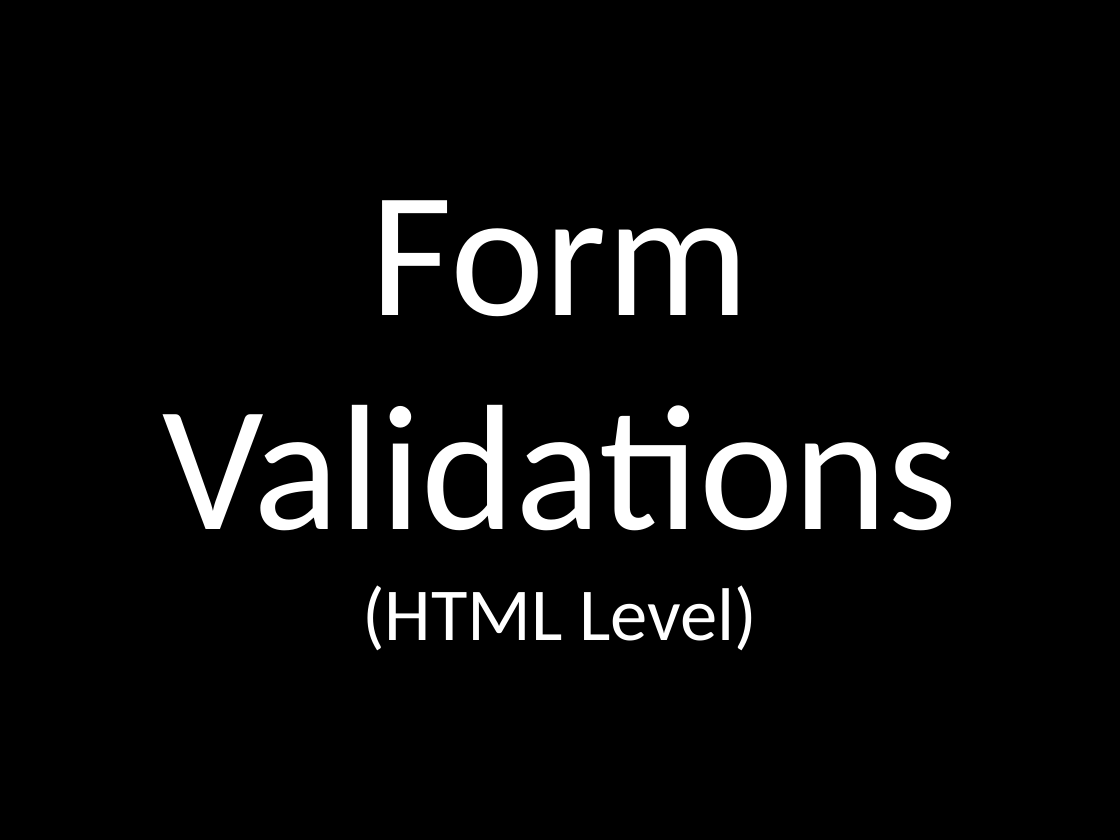
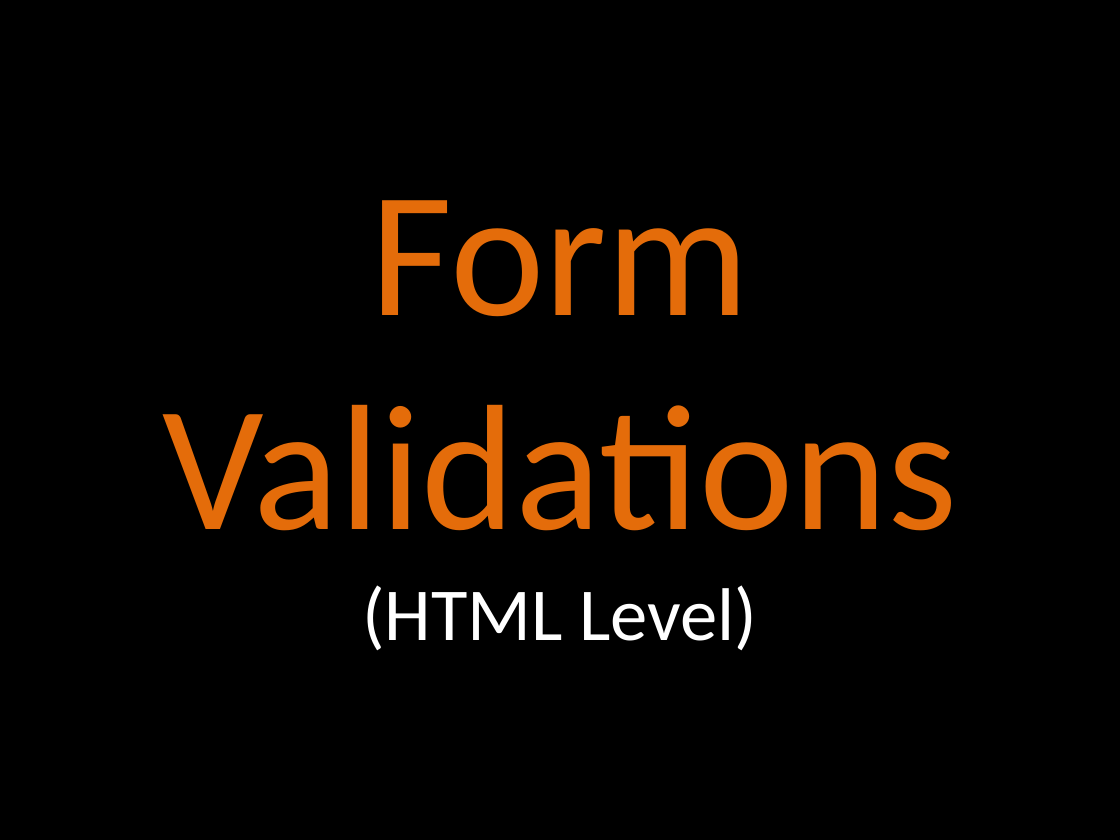
Before and after one commit to elloraCpe/courses, a slide deck: slide 1 of CPEE1/02. Week 2/00. Presentation/Week 2.pptx. Drawn at 1120x840 pixels with LibreOffice and Linux fonts; fonts in the diff are those of the drawing. Boxes give left, top, right and bottom in pixels: in the first picture for what was removed or moved away, otherwise in the second. Text is boxed around its words. In the diff, an @@ line names an element or a change of style, - is before the commit and + after.

```diff
--- a/CPEE1/02. Week 2/00. Presentation/Week 2.pptx
+++ b/CPEE1/02. Week 2/00. Presentation/Week 2.pptx
@@ text at (x1=163, y1=200, x2=958, y2=531): text colour #FFFFFF to #E46C0A in "Form Validations" @@
```
Also in this commit, not shown: 1 other slide changed, 5 slides added, 6 other files.
